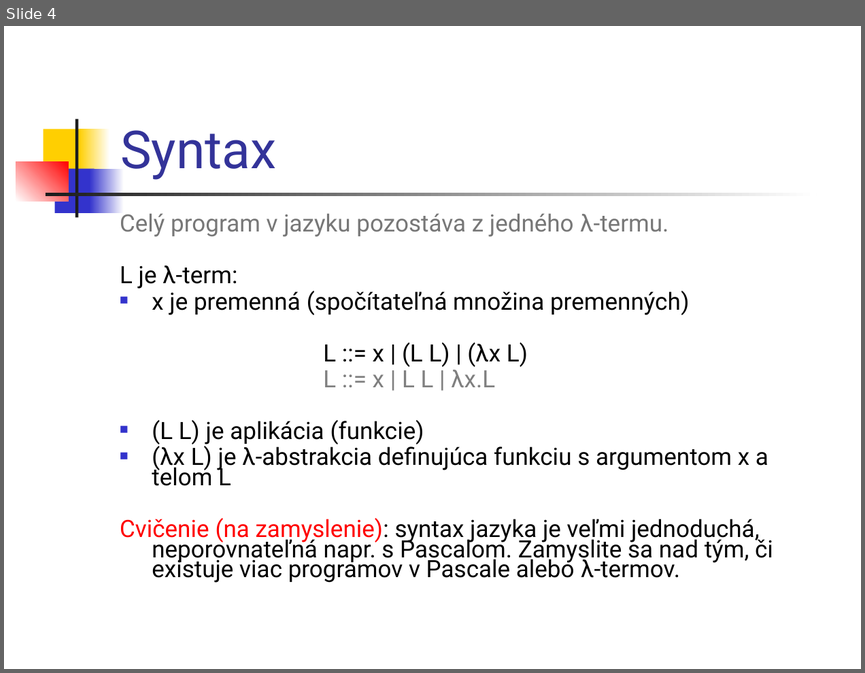
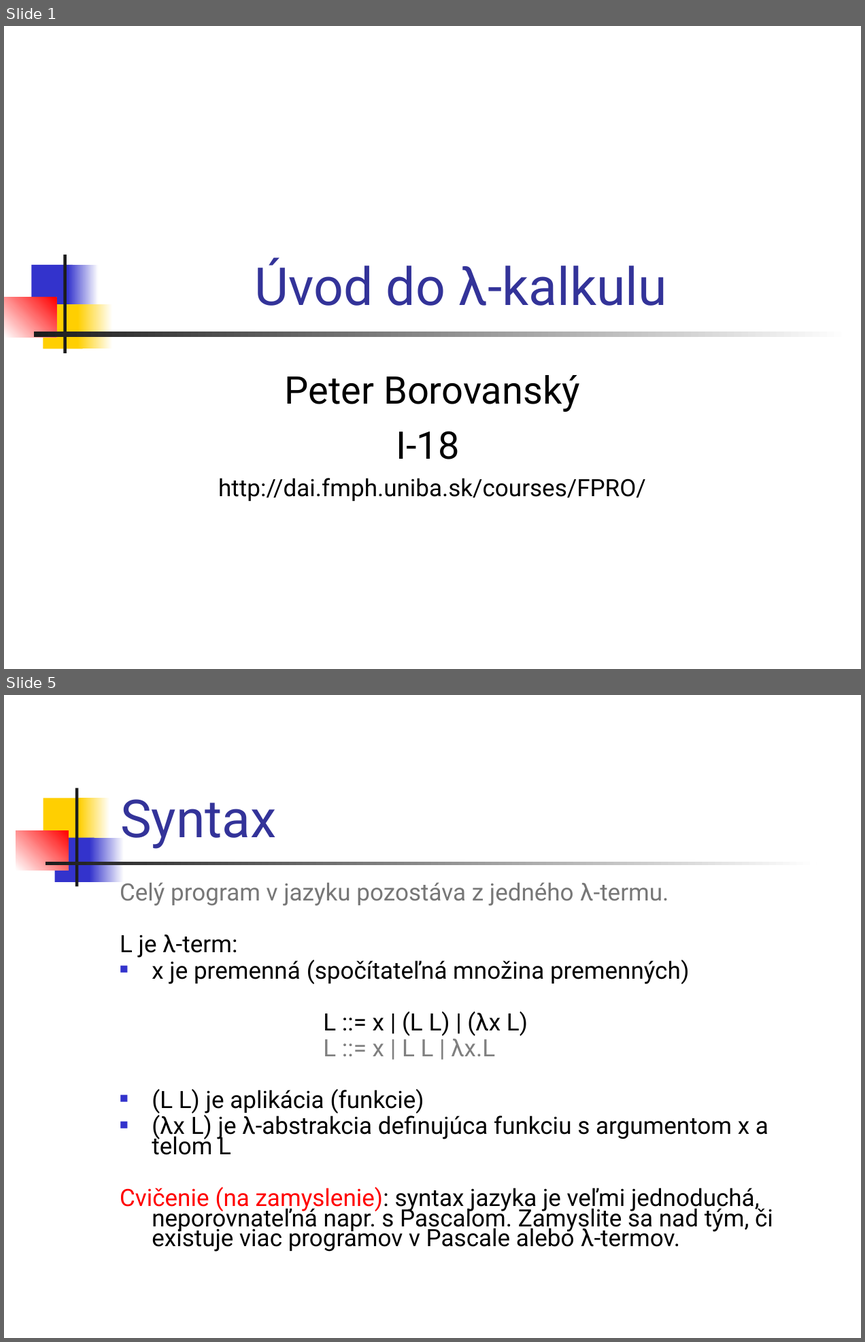
Before and after one commit to Funkcionalne/Prednasky, a slide deck: 05/05_fpro.ppt. Shown one above the other, each under a label of ours: slide 4 before the commit, slides 1 and 5 after it; the slides between them are not shown. The pictures are 865x673 and 865x1342 pixels, drawn with LibreOffice and Linux fonts; fonts in the diff are those of the drawing. Boxes give left, top, right and bottom in pixels: in the first picture for what was removed or moved away, otherwise in the second. Text is boxed around its words. In the diff, an @@ line names an element or a change of style, - is before the commit and + after.

```diff
--- a/05/05_fpro.ppt
+++ b/05/05_fpro.ppt
@@ slide 1 added at [4, 26, 861, 669], background #FFFFFF @@
@@ title added at [255, 257, 667, 305], 44 pt, text #333399 @@
+Úvod do λ-kalkulu
@@ group added at [4, 254, 849, 353]: 7 rectangles @@
@@ subtitle added at [218, 375, 646, 501], 20 pt, text #000000 @@
+Peter Borovanský
+I-18
+http://dai.fmph.uniba.sk/courses/FPRO/
@@ what was slide 4 is now slide 5 @@
```
Also in this commit, not shown: 4 slides changed, 1 other slide added, 1 slide removed, 3 other files.
